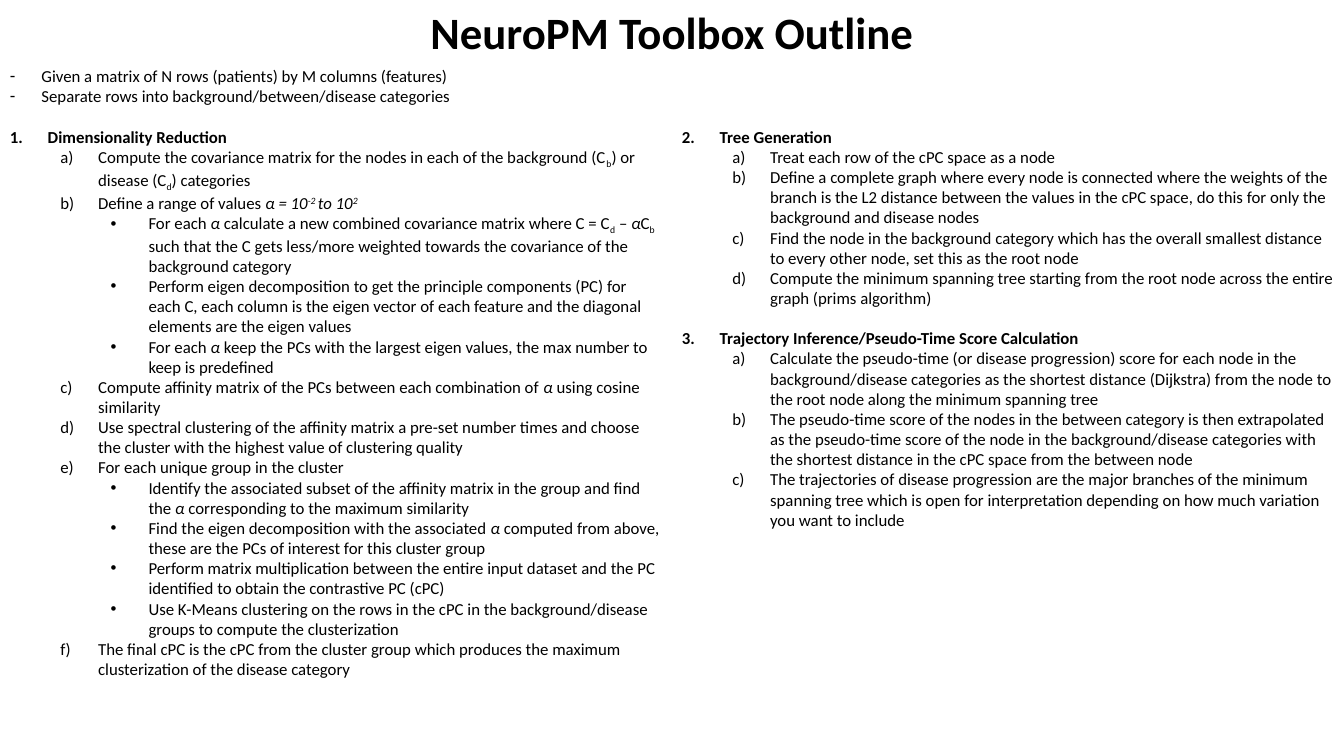
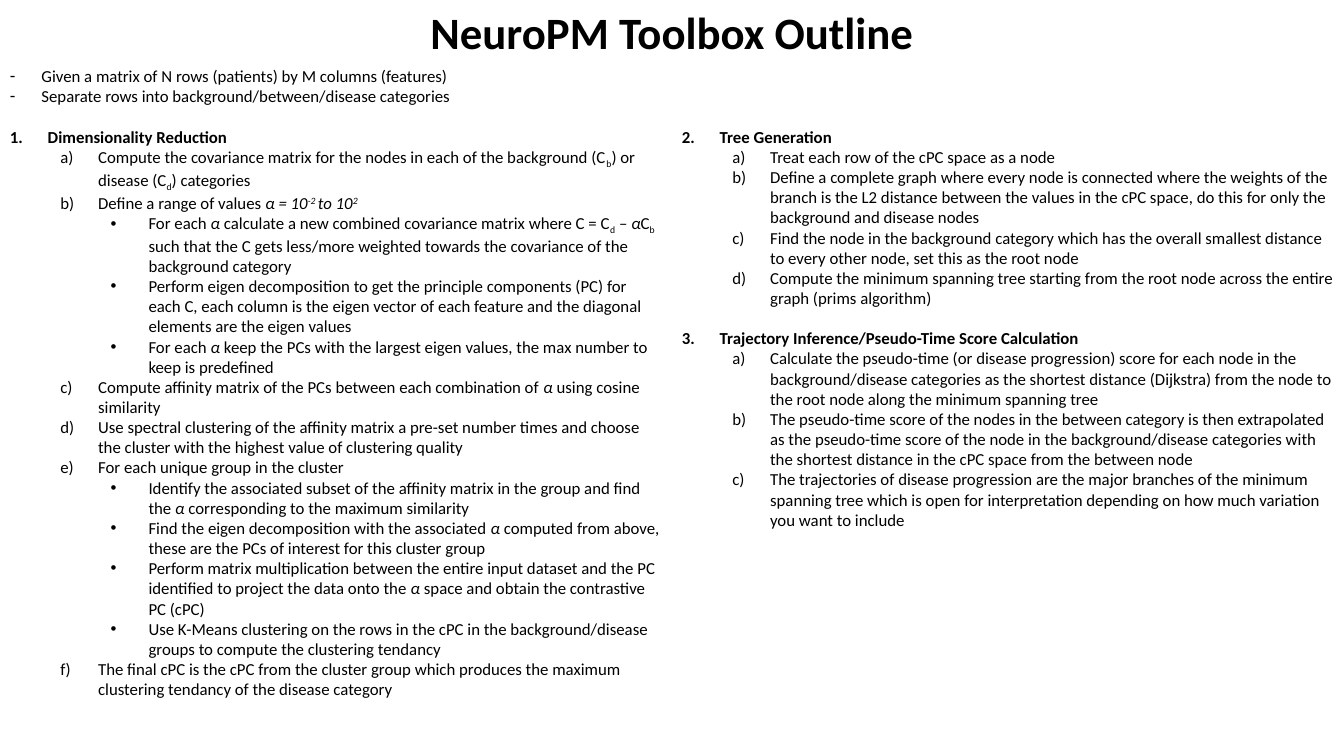
Before and after one commit to zhaohanxiong/OxfordCVM, a slide deck: slide 15 of job_results.pptx. Drawn at 1344x756 pixels with LibreOffice and Linux fonts; fonts in the diff are those of the drawing. Boxes give left, top, right and bottom in pixels: in the first picture for what was removed or moved away, otherwise in the second. Text is boxed around its words. In the diff, an @@ line names an element or a change of style, - is before the commit and + after.

Commit message:
added methods description of neuroPM box to ppt

```diff
--- a/job_results.pptx
+++ b/job_results.pptx
@@ text at [98,562,655,698]: text changed @@
-    • Perform matrix multiplication between the entire input dataset and the PC identified to obtain the contrastive PC (cPC)
-    • Use K-Means clustering on the rows in the cPC in the background/disease groups to compute the clusterization
-  f) The final cPC is the cPC from the cluster group which produces the maximum clusterization of the disease category
+    • Perform matrix multiplication between the entire input dataset and the PC identified to project the data onto the α space and obtain the contrastive PC (cPC)
+    • Use K-Means clustering on the rows in the cPC in the background/disease groups to compute the clustering tendancy
+  f) The final cPC is the cPC from the cluster group which produces the maximum clustering tendancy of the disease category
```
